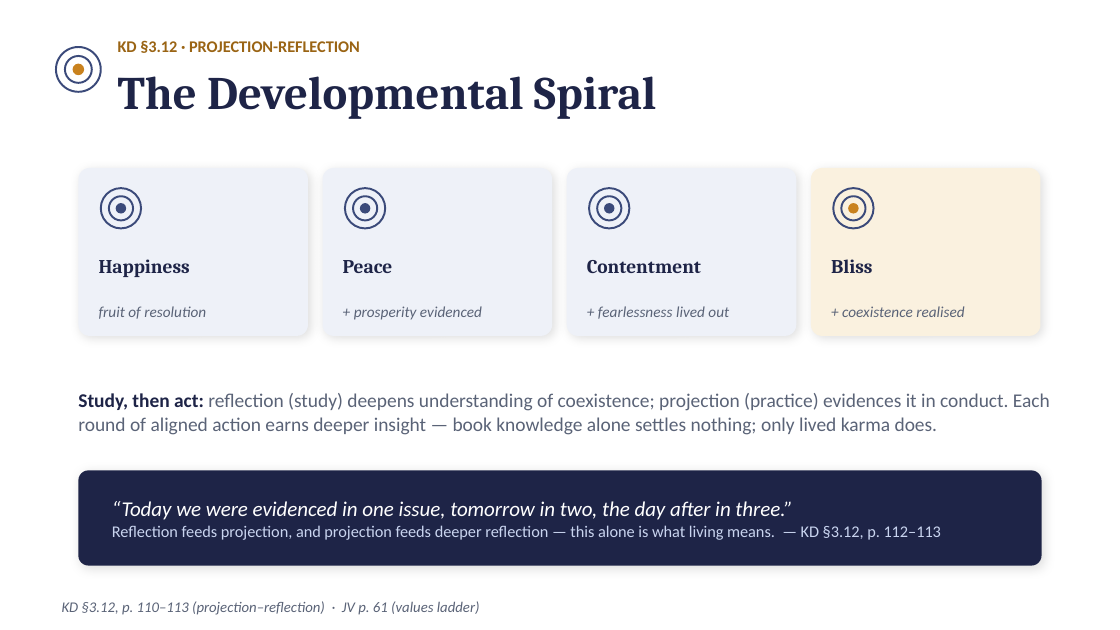
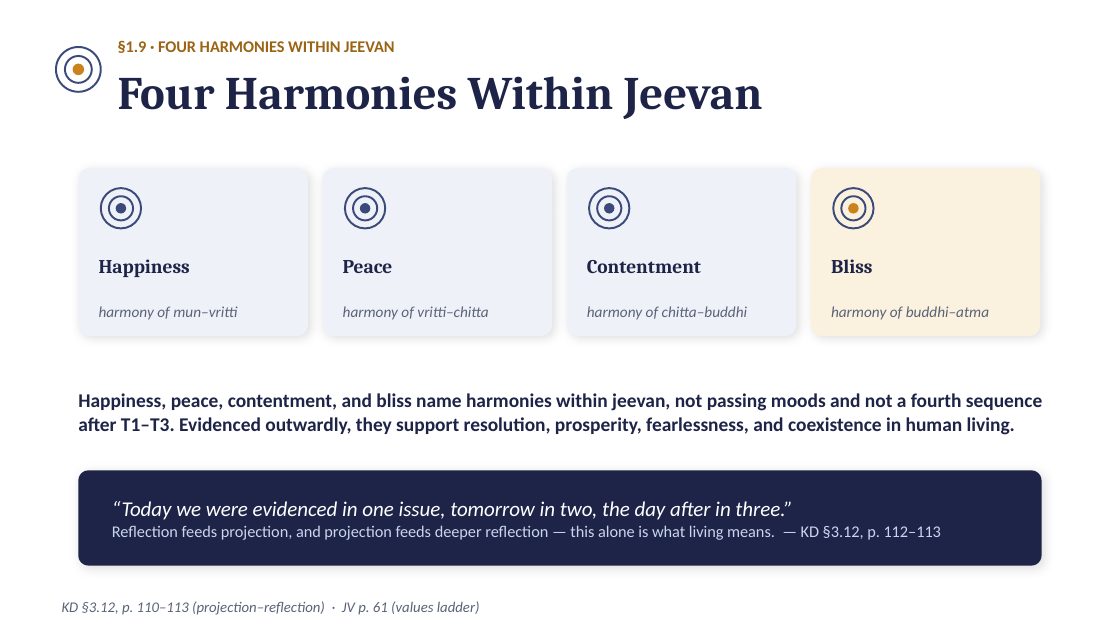
Before and after one commit to raghavamohan/AnalyticMadhyasthDarshan, a slide deck: slide 16 of Studies/The-Ontology-of-Coexistence/The-Ontology-of-Existence-Madhyasth-Darshan.pptx (slide 14 before the commit). Drawn at 1120x630 pixels with LibreOffice and Linux fonts; fonts in the diff are those of the drawing. Boxes give left, top, right and bottom in pixels: in the first picture for what was removed or moved away, otherwise in the second. Text is boxed around its words. In the diff, an @@ line names an element or a change of style, - is before the commit and + after.

Commit message:
Revise ontology study and companion materials

```diff
--- a/Studies/The-Ontology-of-Coexistence/The-Ontology-of-Existence-Madhyasth-Darshan.pptx
+++ b/Studies/The-Ontology-of-Coexistence/The-Ontology-of-Existence-Madhyasth-Darshan.pptx
@@ text at (118, 40, 394, 53): text changed @@
-KD §3.12 · PROJECTION-REFLECTION
+§1.9 · FOUR HARMONIES WITHIN JEEVAN
@@ text at (118, 76, 763, 119): text changed @@
-The Developmental Spiral
+Four Harmonies Within Jeevan
@@ text at (99, 306, 237, 320): text changed @@
-fruit of resolution
+harmony of mun–vritti
@@ text at (343, 306, 488, 320): text changed @@
-+ prosperity evidenced
+harmony of vritti–chitta
@@ text at (587, 306, 748, 320): text changed @@
-+ fearlessness lived out
+harmony of chitta–buddhi
@@ text at (831, 306, 989, 320): text changed @@
-+ coexistence realised
+harmony of buddhi–atma
@@ text at (78, 393, 1042, 435): text changed; text colour #5A6377 to #1E2447; bold on @@
-Study, then act: reflection (study) deepens understanding of coexistence; projection (practice) evidences it in conduct. Each round of aligned action earns deeper insight — book knowledge alone settles nothing; only lived karma does.
+Happiness, peace, contentment, and bliss name harmonies within jeevan, not passing moods and not a fourth sequence after T1–T3. Evidenced outwardly, they support resolution, prosperity, fearlessness, and coexistence in human living.
```
Also in this commit, not shown: 11 other slides changed, 2 slides added, 9 other files.
